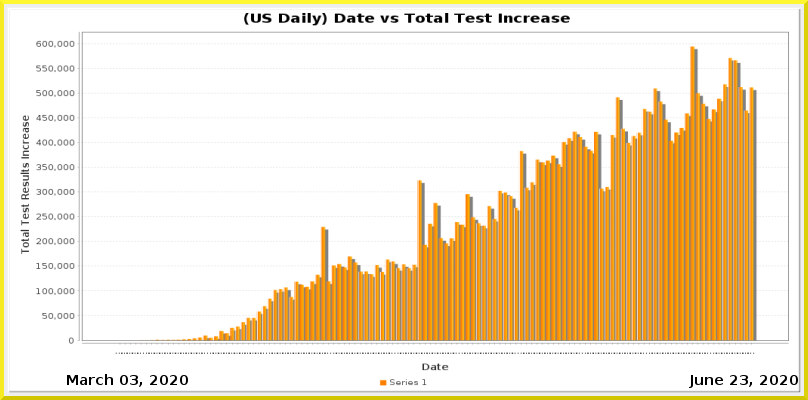
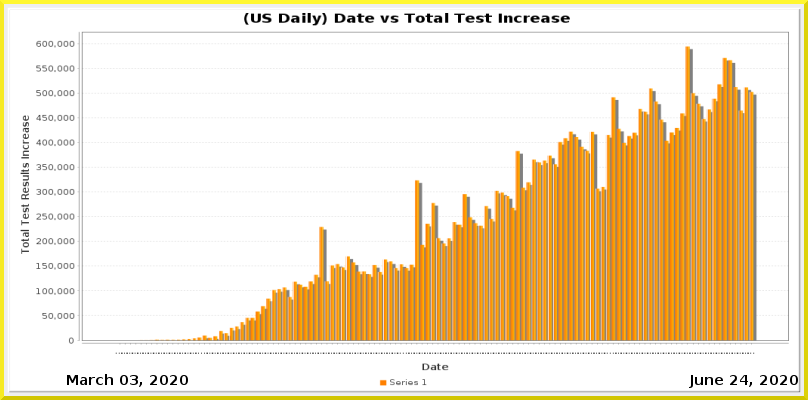
Layered file, before and after one edit (w=808, h=400). Changes by layer:
painted on "Current Date" over [740, 375, 748, 385]
painted on "Date_vs_TestIncrease.png" over [142, 46, 757, 354]
